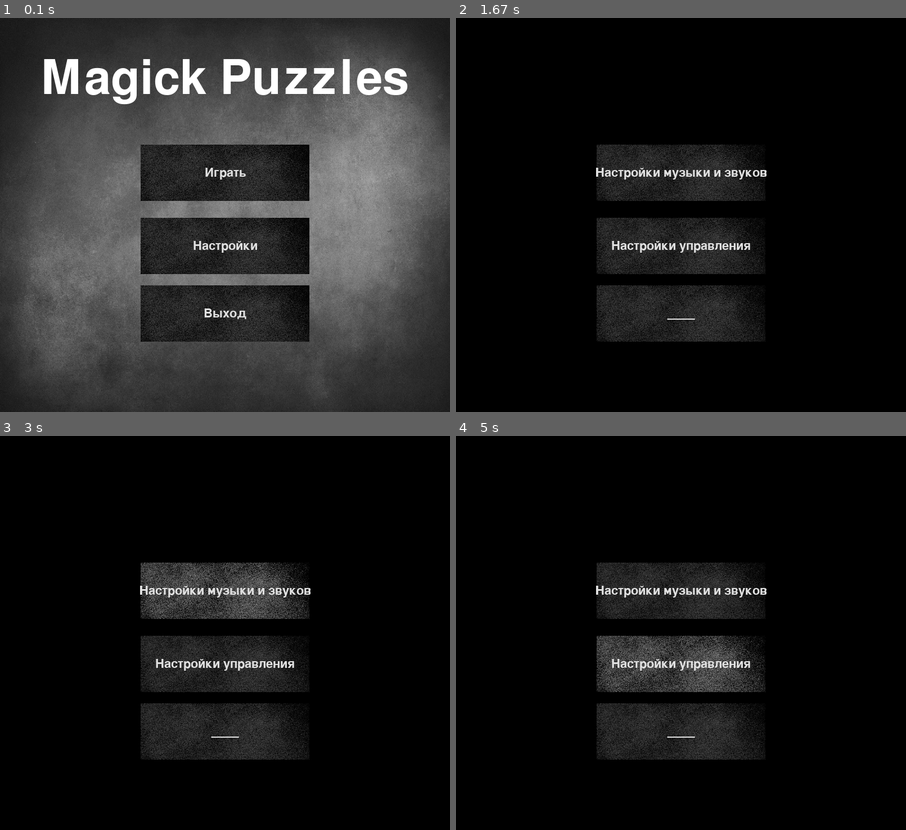
Above: before the commit, frames 1-4 (two rows, left to right).
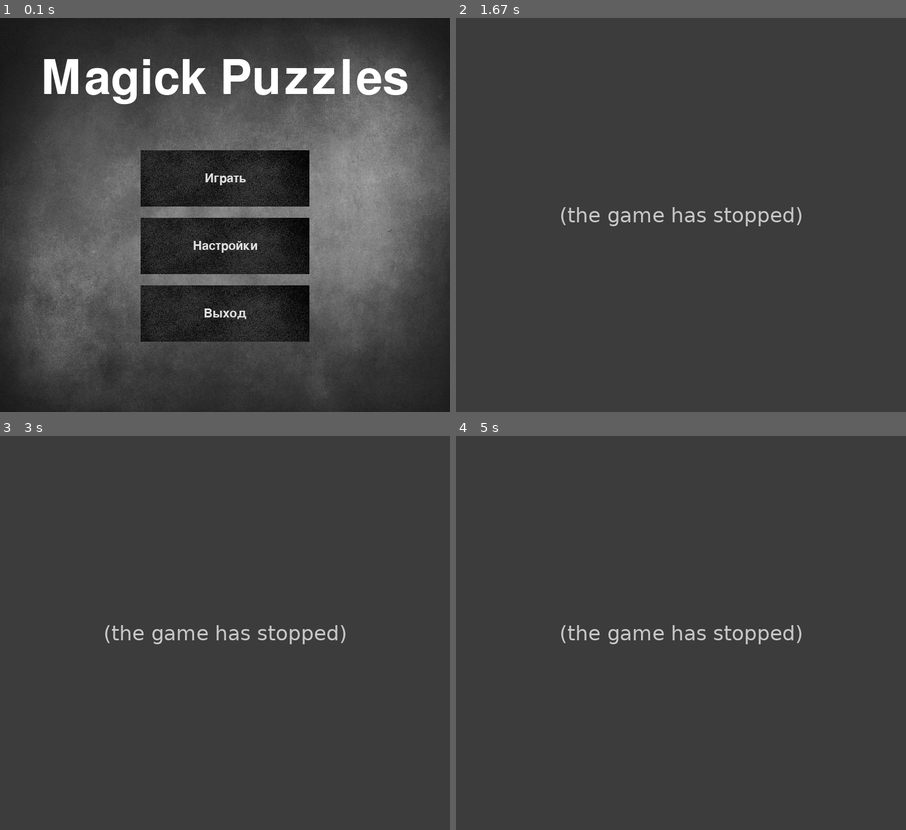
Above: after the commit, the same moments.

Repository: Respenzor/PyGame-project
Game: pygame game, started from Пазлы.py
Two runs of this game, one before a commit and one after it. Both use one fixed random seed, a clock stepped at 60 frames per second and the inputs below.
Inputs (mouse positions are in pixels of both pictures, inside the frame that each line leads up to):
- Up to frame 1 (0.1 s): no input
- Up to frame 2 (1.67 s): click (672, 262) at 0.38 s; click "Настройки музыки и звуков" at 0.72 s; click (699, 262) at 1.05 s; click (528, 309) at 1.38 s
- Up to frame 3 (3 s): click "Настройки управления" at 2.28 s; click (265, 530) at 2.62 s; click (189, 609) at 2.95 s
- Up to frame 4 (5 s): click (757, 770) at 3.28 s; click (744, 684) at 3.62 s; click (789, 633) at 3.95 s; click (627, 672) at 4.85 s

The runs differ from the first frame. In frame 1, 2.3% of the frame differs, in the area x 31-69%, y 32-48%; in frame 2, 93%, in the area x 0-100%, y 0-100%; in frame 3, 93%; in frame 4, 93%.
Error after the commit: NameError: name 'event' is not defined (Пазлы.py line 110); the game stopped at 0.42 s (later frames are placeholders)

Commit message:
я добавил чтобы кнопк 747yy

Diff:
--- a/Пазлы.py
+++ b/Пазлы.py
@@ -4,8 +4,11 @@
 pygame.init()
 W, H = 800, 700
 FPS = 60
+size = W, H
+screen = pygame.display.set_mode(size)
 window = pygame.display.set_mode((W, H))
 clock = pygame.time.Clock()
+black_color = (0, 0, 0)
 
 UP = 'up'
 DOWN = 'down'
@@ -18,7 +21,107 @@
 BUTTON_SOUND = 'knopka_press.mp3'
 
 
-def start_screen():
+class Buttons:
+    def __init__(self, x, y, width, height, text, image_location, image_actived_location=None, button_actived_location=None):
+        self.x = x
+        self.y = y
+        self.width = width
+        self.height = height
+        self.text = text
+        self.image_location = pygame.image.load(image_location)
+        self.image_location = pygame.transform.scale(self.image_location, (width, height))
+        self.image_actived = self.image_location
+        if image_actived_location:
+            self.image_actived = pygame.image.load(image_actived_location)
+            self.image_actived = pygame.transform.scale(self.image_actived, (width, height))
+        self.rect = self.image_location.get_rect(topleft=(x, y))
+        self.sound = None
+        if button_actived_location:
+            self.sound = pygame.mixer.Sound(button_actived_location)
+        self.actived = False
+        self.visible = True
+
+    def draw(self, window):
+        if self.visible:
+            proverka_knopki = self.image_actived if self.actived else self.image_location
+            window.blit(proverka_knopki, self.rect.topleft)
+            font = pygame.font.Font(None, 32)
+            text_surface = font.render(self.text, True, (225, 225, 225))
+            text_rect = text_surface.get_rect(center=self.rect.center)
+            window.blit(text_surface, text_rect)
+
+    def check_active(self, mouse_pos):
+        self.actived = self.rect.collidepoint(mouse_pos)
+
+    def event(self, event):
+        if event.type == pygame.MOUSEBUTTONDOWN and event.button == 1 and self.actived:
+            if self.sound:
+                self.sound.play()
+            pygame.event.post(pygame.event.Event(pygame.USEREVENT, button=self))
+
+
+class Settings:
+    def __init__(self):
+        self.visible = False
+
+    def draw(self, window):
+        global event
+        if self.visible:
+            fon = pygame.transform.scale(pygame.image.load('fon_menu.jpg'), (W, H))
+            window.blit(fon, (0, 0))
+            pygame.display.flip()
+
+            sound_button = Buttons(250, 235, 300, 100, 'Звуки', BUTTON_IMAGE, BUTTON_ACTIVE_IMAGE, BUTTON_SOUND)
+            game_settings_button = Buttons(250, 355, 300, 100, 'Игра', BUTTON_IMAGE, BUTTON_ACTIVE_IMAGE, BUTTON_SOUND)
+            back_button = Buttons(250, 475, 300, 100, 'Назад', BUTTON_IMAGE, BUTTON_ACTIVE_IMAGE, BUTTON_SOUND)
+            absolute_back = Buttons(250, 475, 300, 100, 'Назад', BUTTON_IMAGE, BUTTON_ACTIVE_IMAGE, BUTTON_SOUND)
+            buttons = [sound_button, game_settings_button, back_button, absolute_back]
+
+            def hide_buttons(buttons):
+                for button in buttons:
+                    button.visible = False
+                for event in pygame.event.get():
+                    if event.type == pygame.QUIT:
+                        pygame.quit()
+                        sys.exit()
+                    if event.type == pygame.MOUSEBUTTONDOWN:
+                        absolute_back.event(event)
+
+
+
+            while True:
+                for event in pygame.event.get():
+                    if event.type == pygame.QUIT:
+                        pygame.quit()
+                        sys.exit()
+                    if event.type == pygame.MOUSEBUTTONDOWN:
+                        for button in buttons:
+                            button.event(event)
+
+                mouse_pos = pygame.mouse.get_pos()
+                for button in buttons:
+                    button.check_active(mouse_pos)
+
+                for button in buttons:
+                    button.draw(window)
+                pygame.display.update()
+                clock.tick(FPS)
+
+                if event.type == pygame.USEREVENT:
+                    if event.button == sound_button:
+                        sound_button = Buttons(250, 235, 300, 100, 'Звуки', BUTTON_IMAGE, BUTTON_ACTIVE_IMAGE)
+                        game_settings_button = Buttons(250, 355, 300, 100, 'Игра', BUTTON_IMAGE, BUTTON_ACTIVE_IMAGE)
+                        back_button = Buttons(250, 475, 300, 100, 'Назад', BUTTON_IMAGE, BUTTON_ACTIVE_IMAGE)
+                        buttons = [sound_button, game_settings_button, back_button]
+                        hide_buttons(buttons)
+
+                        fon = pygame.transform.scale(pygame.image.load('fon_menu.jpg'), (W, H))
+                        window.blit(fon, (0, 0))
+
+
+
+
+def start_screen(absolute_back):
     fon = pygame.transform.scale(pygame.image.load('fon_menu.jpg'), (W, H))
     font = pygame.font.Font(None, 125)
     window.blit(fon, (0, 0))
@@ -29,7 +132,7 @@
     window.blit(game_name, game_name_rect)
     pygame.display.flip()
 
-    start_button = Buttons(250, 225, 300, 100, 'Играть', BUTTON_IMAGE, BUTTON_ACTIVE_IMAGE, BUTTON_SOUND)
+    start_button = Buttons(250, 235, 300, 100, 'Играть', BUTTON_IMAGE, BUTTON_ACTIVE_IMAGE, BUTTON_SOUND)
     options_button = Buttons(250, 355, 300, 100, 'Настройки', BUTTON_IMAGE, BUTTON_ACTIVE_IMAGE, BUTTON_SOUND)
     quit_button = Buttons(250, 475, 300, 100, 'Выход', BUTTON_IMAGE, BUTTON_ACTIVE_IMAGE, BUTTON_SOUND)
     buttons = [start_button, options_button, quit_button]
@@ -46,15 +149,15 @@
                 if event.button == start_button:
                     print('0 ')
                 elif event.button == options_button:
-                    pygame.display.set_mode((800, 700))
-                    pygame.transform.scale(pygame.image.load('fon_menu.jpg'), (W, H))
+                    hide_buttons(buttons, absolute_back)
+                    fon = pygame.transform.scale(pygame.image.load('fon_menu.jpg'), (W, H))
+                    window.blit(fon, (0, 0))
                     pygame.display.flip()
-                    start_button = Settings(250, 225, 300, 100, 'Настройки музыки и звуков', BUTTON_IMAGE,
-                                           BUTTON_ACTIVE_IMAGE, BUTTON_SOUND)
-                    options_button = Settings(250, 355, 300, 100, 'Настройки управления', BUTTON_IMAGE,
-                                             BUTTON_ACTIVE_IMAGE, BUTTON_SOUND)
-                    quit_button = Settings(250, 475, 300, 100, '____', BUTTON_IMAGE, BUTTON_ACTIVE_IMAGE, BUTTON_SOUND)
-                    buttons = [start_button, options_button, quit_button]
+
+                    settings = Settings()
+                    settings.visible = True
+                    settings.draw(window)
+
                 elif event.button == quit_button:
                     pygame.quit()
                     sys.exit()
@@ -68,80 +171,22 @@
         pygame.display.update()
         clock.tick(FPS)
 
-class Buttons:
-    def __init__(self, x, y, width, height, text, image_location, image_actived_location=None, button_actived_location=None):
-        self.x = x
-        self.y = y
-        self.width = width
-        self.height = height
-        self.text = text
-        self.image_location = pygame.image.load('knopka.png')
-        self.image_location = pygame.transform.scale(self.image_location, (width, height))
-        self.image_actived = self.image_location
-        if image_actived_location:
-            self.image_actived = pygame.image.load('knopka_active.png')
-            self.image_actived = pygame.transform.scale(self.image_actived, (width, height))
-        self.rect = self.image_location.get_rect(topleft=(x, y))
-        self.sound = None
-        if button_actived_location:
-            self.sound = pygame.mixer.Sound(button_actived_location)
-        self.actived = False
 
-    def draw(self, window):
-        proverka_knopki = self.image_actived if self.actived else self.image_location
-        window.blit(proverka_knopki, self.rect.topleft)
-        font = pygame.font.Font(None, 32)
-        text_surface = font.render(self.text, True, (225, 225, 225))
-        text_rect = text_surface.get_rect(center=self.rect.center)
-        window.blit(text_surface, text_rect)
-
-    def check_active(self, mouse_pos):
-        self.actived = self.rect.collidepoint(mouse_pos)
-
-    def event(self, event):
-        if event.type == pygame.MOUSEBUTTONDOWN and event.button == 1 and self.actived:
-            if self.sound:
-                self.sound.play()
-            pygame.event.post(pygame.event.Event(pygame.USEREVENT, button=self))
+def hide_buttons(buttons, absolute_back):
+    buttons.append(absolute_back)
+    for button in buttons:
+        if button != absolute_back:
+            button.visible = False
+        else:
+            button.visible = True
 
 
-class Settings:
-    def __init__(self, x, y, width, height, text, image_location, image_actived_location=None,
-                 button_actived_location=None):
-        self.x = x
-        self.y = y
-        self.width = width
-        self.height = height
-        self.text = text
-        self.image_location = pygame.image.load('knopka.png')
-        self.image_location = pygame.transform.scale(self.image_location, (width, height))
-        self.image_actived = self.image_location
-        if image_actived_location:
-            self.image_actived = pygame.image.load('knopka_active.png')
-            self.image_actived = pygame.transform.scale(self.image_actived, (width, height))
-        self.rect = self.image_location.get_rect(topleft=(x, y))
-        self.sound = None
-        if button_actived_location:
-            self.sound = pygame.mixer.Sound(button_actived_location)
-        self.actived = False
-
-    def draw(self, window):
-        proverka_knopki = self.image_actived if self.actived else self.image_location
-        window.blit(proverka_knopki, self.rect.topleft)
-        font = pygame.font.Font(None, 32)
-        text_surface = font.render(self.text, True, (225, 225, 225))
-        text_rect = text_surface.get_rect(center=self.rect.center)
-        window.blit(text_surface, text_rect)
-
-    def check_active(self, mouse_pos):
-        self.actived = self.rect.collidepoint(mouse_pos)
-
-    def event(self, event):
-        if event.type == pygame.MOUSEBUTTONDOWN and event.button == 1 and self.actived:
-            if self.sound:
-                self.sound.play()
-            pygame.event.post(pygame.event.Event(pygame.USEREVENT, button=self))
+def show_buttons(buttons):
+    for button in buttons:
+        button.visible = True
 
 
 if __name__ == '__main__':
-    start_screen()
+    absolute_back = Buttons(250, 475, 300, 100, 'Назад', BUTTON_IMAGE, BUTTON_ACTIVE_IMAGE, BUTTON_SOUND)
+
+    start_screen(absolute_back)
